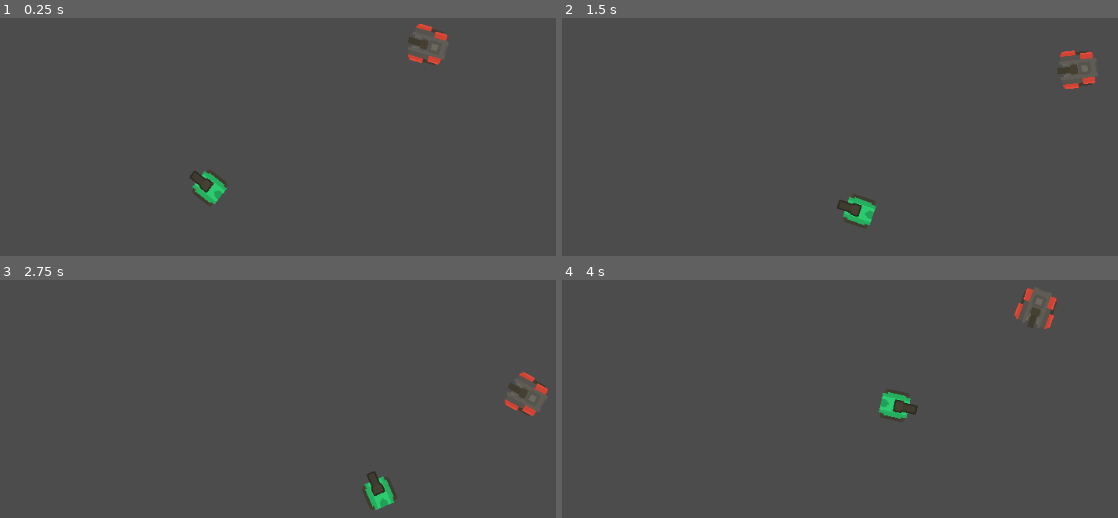
Above: before the commit, frames 1-4 (two rows, left to right).
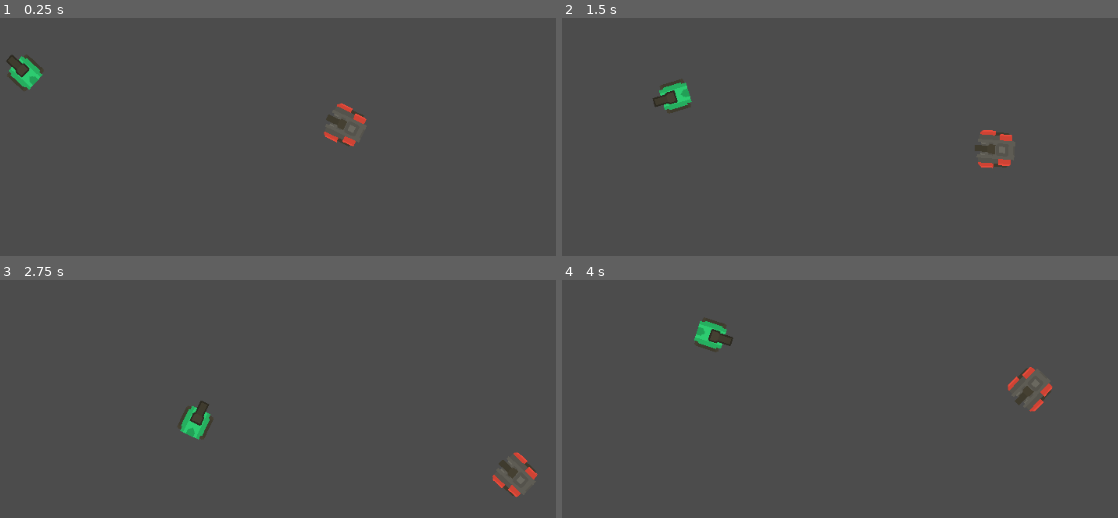
Above: after the commit, the same moments.

Repository: soapmactavish23/rogue_tank
Game: Godot game, scene res://scenes/test_area.tscn
Two runs of this game, one before a commit and one after it. Both use one fixed random seed, a clock stepped at 60 frames per second and the inputs below.
Inputs (mouse positions are in pixels of both pictures, inside the frame that each line leads up to):
- Up to frame 1 (0.25 s): no input
- Up to frame 2 (1.5 s): tap Enter at 0.5 s; move the mouse to (934, 72) at 0.52 s; hold Right (ui_right) 0.53-1.28 s; move the mouse to (595, 117) at 1.27 s; hold Down (ui_down) from 1.28 s (still down)
- Up to frame 3 (2.75 s): move the mouse to (outside the picture) at 2.02 s; release Down (ui_down) at 2.03 s; hold Right (ui_right) from 2.03 s (still down)
- Up to frame 4 (4 s): move the mouse to (717, 451) at 2.77 s; release Right (ui_right) at 2.78 s; hold Up (ui_up) 2.78-3.53 s; move the mouse to (995, 427) at 3.52 s; hold Left (ui_left) from 3.53 s (still down)

The runs differ from the first frame. In frame 1, 2.1% of the frame differs, in the area x 1-81%, y 2-79%; in frame 2, 2.1%; in frame 3, 2.1%; in frame 4, 2.1%, in the area x 23-90%, y 3-60%.

Commit message:
Colisão dos projéteis com as paredes

Diff:
--- a/project.godot
+++ b/project.godot
@@ -41,6 +41,8 @@
 2d_physics/layer_1="player"
 2d_physics/layer_2="enemy"
 2d_physics/layer_3="wall"
+2d_physics/layer_4="player_bullet"
+2d_physics/layer_5="enemy_bullet"
 
 [rendering]
 
--- a/scenes/bullet.tscn
+++ b/scenes/bullet.tscn
@@ -110,7 +110,7 @@
 "values": [ true, false ]
 }
 
-[node name="bullet" type="Area2D" index="0" groups=[
+[node name="bullet" type="Area2D" groups=[
 "cannon_bullets",
 ]]
 
@@ -120,10 +120,12 @@
 gravity = 98.0
 linear_damp = 0.1
 angular_damp = 1.0
+collision_layer = 8
+collision_mask = 6
 audio_bus_override = false
 audio_bus_name = "Master"
 script = ExtResource( 1 )
-_sections_unfolded = [ "Transform" ]
+_sections_unfolded = [ "Collision", "Transform" ]
 
 [node name="shape" type="CollisionShape2D" parent="." index="0"]
 
@@ -186,4 +188,6 @@
 anims/explode = SubResource( 7 )
 blend_times = [  ]
 
+[connection signal="body_entered" from="." to="." method="_on_bullet_body_entered"]
+
 [connection signal="screen_exited" from="notifier" to="." method="_on_notifier_screen_exited"]
--- a/scenes/test_area.tscn
+++ b/scenes/test_area.tscn
@@ -7,15 +7,20 @@
 custom_solver_bias = 0.0
 extents = Vector2( 474.148, 10 )
 
-[node name="test_area" type="Node"]
+[sub_resource type="CircleShape2D" id=2]
+
+custom_solver_bias = 0.0
+radius = 42.3874
+
+[node name="test_area" type="Node" index="0"]
 
 [node name="Tank" parent="." index="0" instance=ExtResource( 1 )]
 
-position = Vector2( 532, 419 )
+position = Vector2( 296.274, 271.671 )
 
 [node name="Tank2" parent="." index="1" instance=ExtResource( 1 )]
 
-position = Vector2( 812.237, 236.71 )
+position = Vector2( 706.651, 339.84 )
 body = 1
 barrel = 1
 
@@ -59,3 +64,15 @@
 position = Vector2( 530.654, 521.288 )
 scale = Vector2( 0.925348, 1 )
 shape = SubResource( 1 )
+
+[node name="wall5" type="CollisionShape2D" parent="walls" index="4"]
+
+position = Vector2( 221.29, 435.767 )
+scale = Vector2( 0.925348, 1 )
+shape = SubResource( 2 )
+
+[node name="wall6" type="CollisionShape2D" parent="walls" index="5"]
+
+position = Vector2( 862.17, 247.923 )
+scale = Vector2( 0.925348, 1 )
+shape = SubResource( 2 )
--- a/scripts/bullet.gd
+++ b/scripts/bullet.gd
@@ -15,14 +15,7 @@
 
 	if live:
 		if global_position.distance_to(init_pos) >= MAX_DIST:
-			$smoke.emitting = false
-			live = false
-			$sprite.visible = false
-			$anim_self_destruction.play("explode")
-			monitoring = false
-			monitorable = false
-			yield($anim_self_destruction, "animation_finished")
-			queue_free()
+			autodestroy()
 
 		translate(dir * vel * delta)
 
@@ -34,3 +27,17 @@
 	dir = val
 	rotation = dir.angle()
 	pass
+
+func _on_bullet_body_entered( body ):
+	if body.collision_layer == 4:
+		autodestroy()
+
+func autodestroy():
+	$smoke.emitting = false
+	live = false
+	$sprite.visible = false
+	$anim_self_destruction.play("explode")
+	monitoring = false
+	monitorable = false
+	yield($anim_self_destruction, "animation_finished")
+	queue_free()
Not shown: 1 places in scenes/test_area.tscn that only renumber resources
